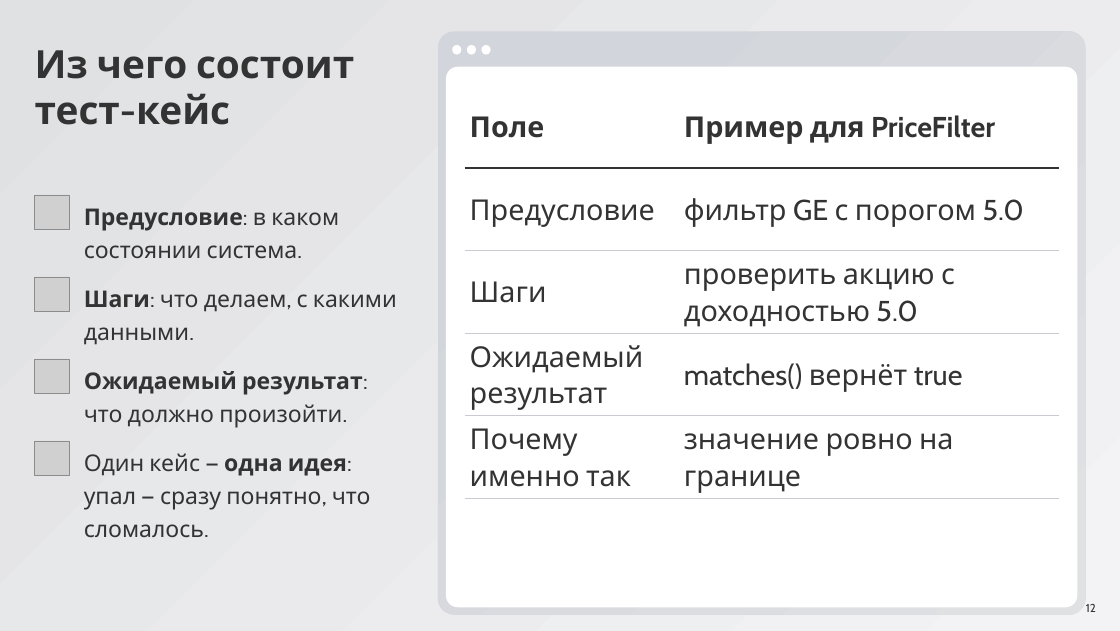
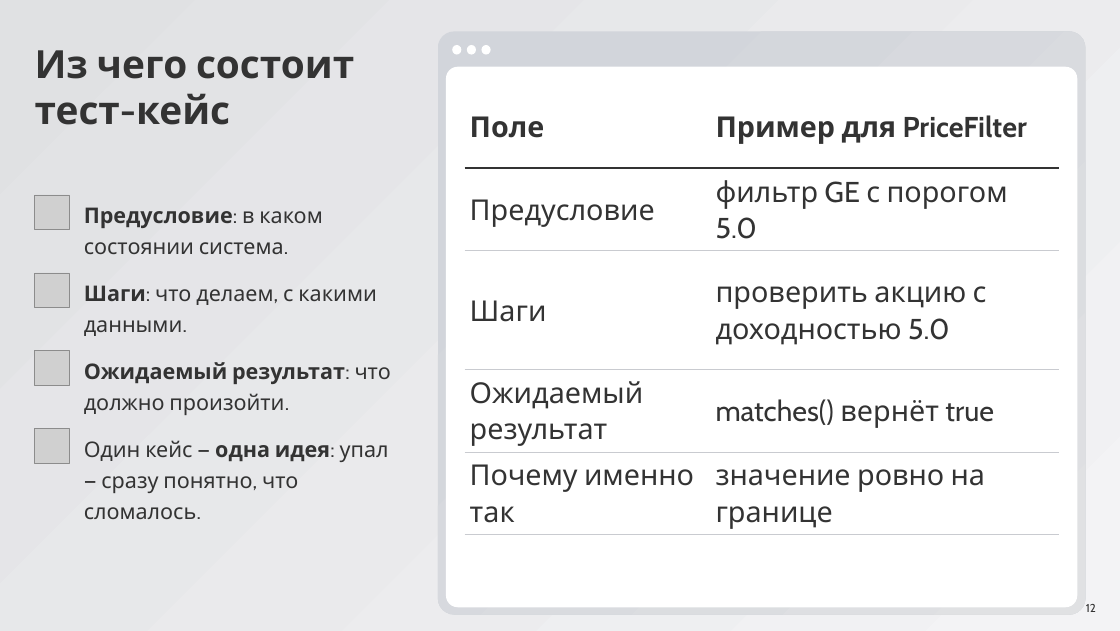
Before and after one commit to ArthurAipov/market-pulse-innopolis, a slide deck: slide 12 of advanced/docs/seminar8/Семинар 8.pptx. Drawn at 1120x631 pixels with LibreOffice and Linux fonts; fonts in the diff are those of the drawing; grey boxes stand for pictures. Boxes give left, top, right and bottom in pixels: in the first picture for what was removed or moved away, otherwise in the second. Text is boxed around its words. In the diff, an @@ line names an element or a change of style, - is before the commit and + after.

```diff
--- a/advanced/docs/seminar8/Семинар 8.pptx
+++ b/advanced/docs/seminar8/Семинар 8.pptx
@@ table resized from (x1=465, y1=85, x2=1058, y2=498) to (x1=465, y1=85, x2=1058, y2=534) @@
@@ picture moved from (x1=35, y1=277, x2=69, y2=312) to (x1=35, y1=273, x2=69, y2=308) @@
@@ picture moved from (x1=35, y1=359, x2=69, y2=394) to (x1=35, y1=351, x2=69, y2=385) @@
@@ size 32 to 30 pt in 4 elements at (x1=84, y1=207, x2=322, y2=254), (x1=84, y1=285, x2=377, y2=336), (x1=84, y1=440, x2=389, y2=519), (x1=84, y1=362, x2=391, y2=415) @@
@@ text "Ожидаемый результат: что должно произойти." moved from (x1=84, y1=371, x2=368, y2=428) to (x1=84, y1=362, x2=391, y2=415) @@
@@ picture moved from (x1=35, y1=441, x2=69, y2=476) to (x1=35, y1=429, x2=69, y2=464) @@
@@ text "Один кейс — одна идея: ..." moved from (x1=84, y1=453, x2=371, y2=537) to (x1=84, y1=440, x2=389, y2=519) @@
```
Also in this commit, not shown: 30 other slides changed.
